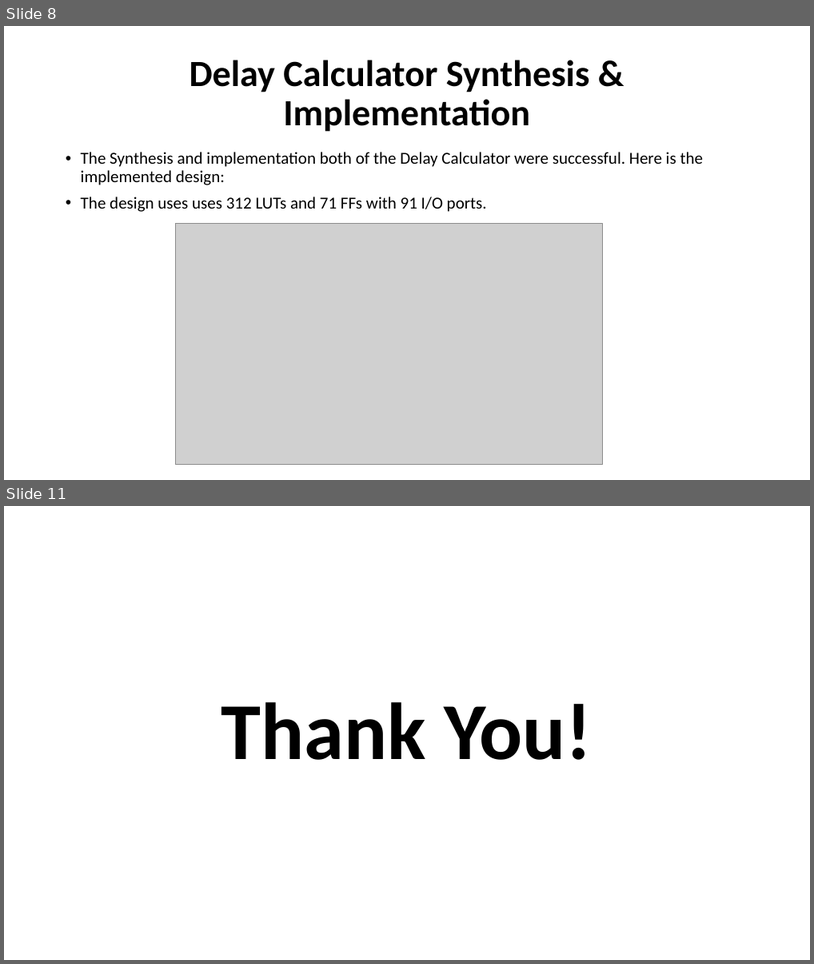
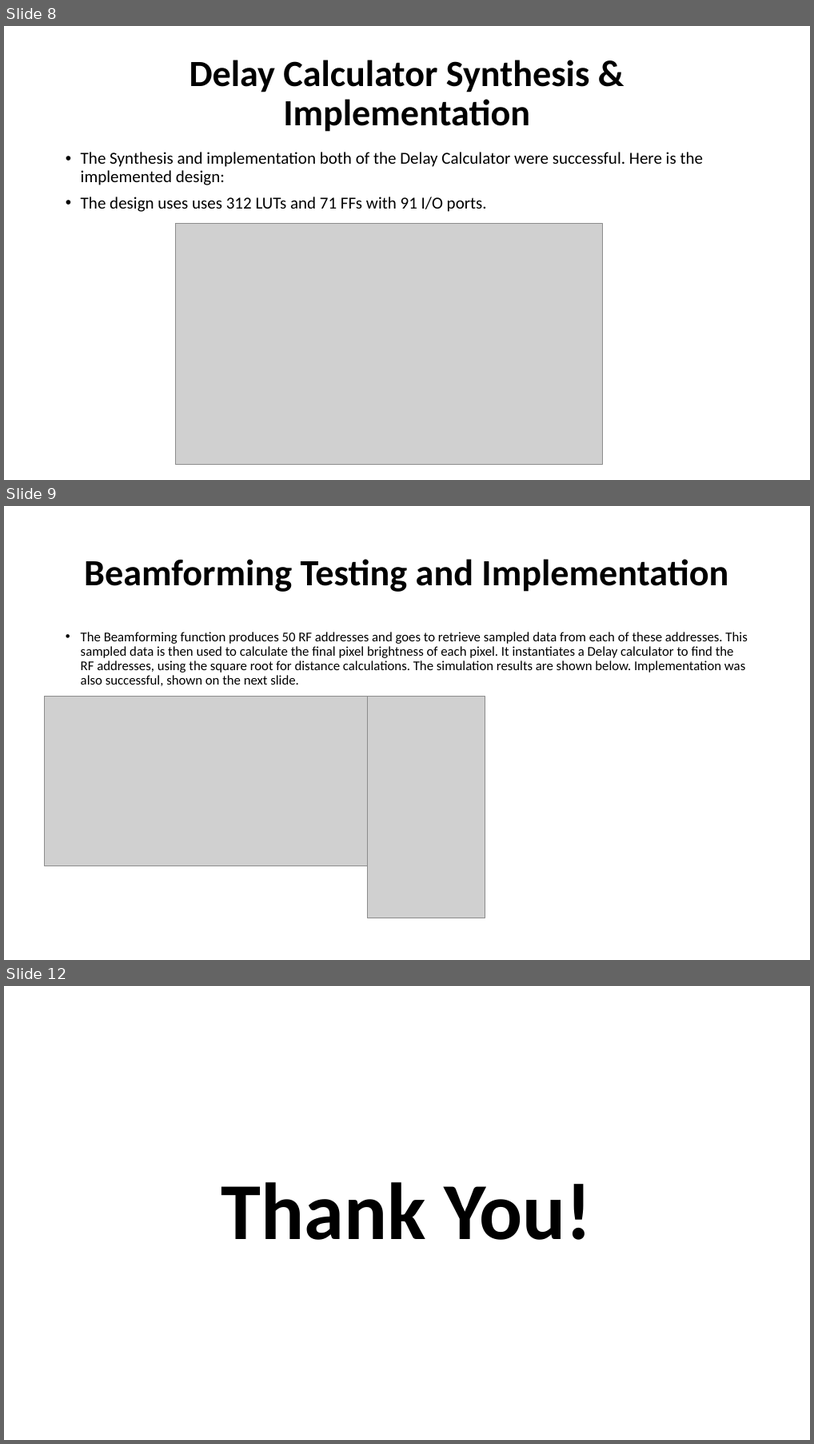
Before and after one commit to Divisht10/Real-time-Ultrasonic-Volterra-Filtering-on-FPGA, a slide deck: Project_Files/Presentations/Progress on the FPGA Implementation project.pptx. Shown one above the other, each under a label of ours: slides 8 and 11 before the commit, slides 8, 9 and 12 after it; the slides between them are not shown. The pictures are 814x964 and 814x1444 pixels, drawn with LibreOffice and Linux fonts; fonts in the diff are those of the drawing; grey boxes stand for pictures. Boxes give left, top, right and bottom in pixels: in the first picture for what was removed or moved away, otherwise in the second. Text is boxed around its words. In the diff, an @@ line names an element or a change of style, - is before the commit and + after.

```diff
--- a/Project_Files/Presentations/Progress on the FPGA Implementation project.pptx
+++ b/Project_Files/Presentations/Progress on the FPGA Implementation project.pptx
@@ slide 9 added at <box>4,506,810,960</box>, background #FFFFFF @@
@@ title added at <box>84,559,729,592</box>, 44 pt, text #000000, bold @@
+Beamforming Testing and Implementation
@@ text added at <box>81,632,747,686</box>, 16 pt, text #000000 @@
+• The Beamforming function produces 50 RF addresses and goes to retrieve sampled data from each of these addresses. This sampled data is then used to calculate the final pixel brightness of each pixel. It instantiates a Delay calculator to find the RF addresses, using the square root for distance calculations. The simulation results are shown below. Implementation was also successful, shown on the next slide.
@@ picture added at <box>45,696,367,865</box> @@
@@ picture added at <box>367,696,485,917</box> @@
@@ what was slide 11 is now slide 12 @@
```
Also in this commit, not shown: 1 slide changed, 1 other slide added, 1 slide removed.
